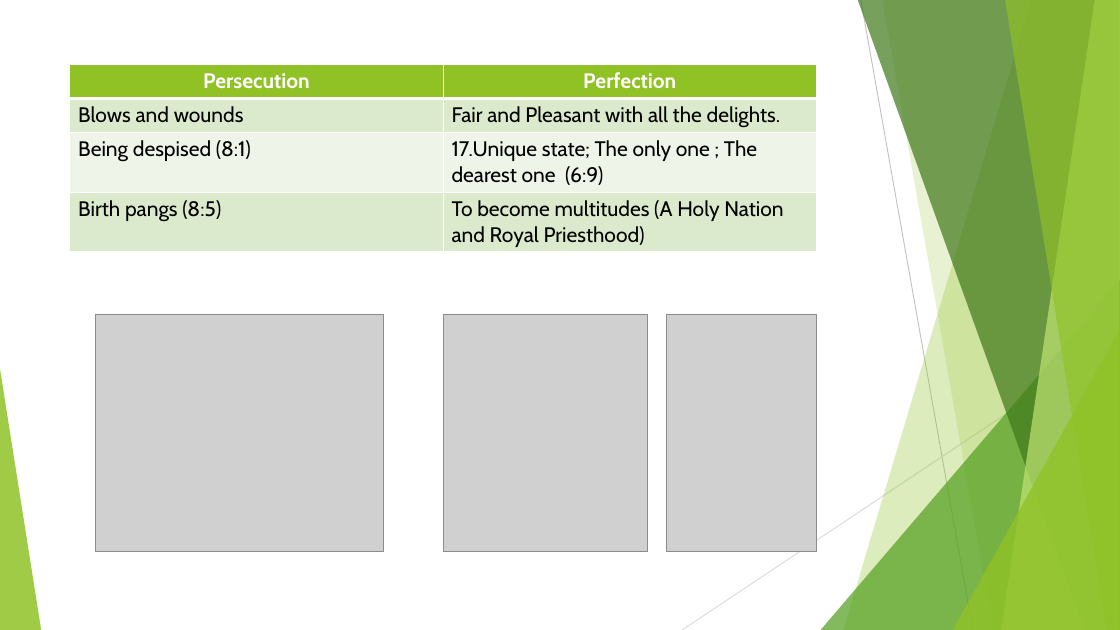
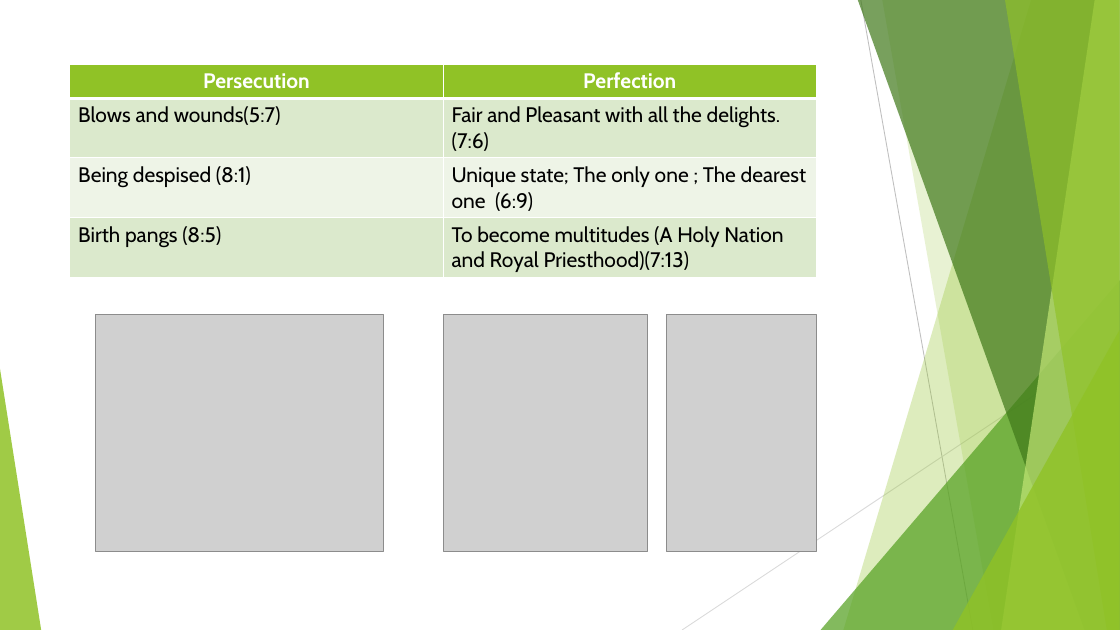
Before and after one commit to GOVARTHANAN123/Time, a slide deck: slide 6 of Singapore presentation_chapter3.pptx. Drawn at 1120x630 pixels with LibreOffice and Linux fonts; fonts in the diff are those of the drawing; grey boxes stand for pictures. Boxes give left, top, right and bottom in pixels: in the first picture for what was removed or moved away, otherwise in the second. Text is boxed around its words. In the diff, an @@ line names an element or a change of style, - is before the commit and + after.

```diff
--- a/Singapore presentation_chapter3.pptx
+++ b/Singapore presentation_chapter3.pptx
@@ table at (70,64,816,276) @@
-row 2, column 1: Blows and wounds
+row 2, column 1: Blows and wounds(5:7)
-row 2, column 2: Fair and Pleasant with all the delights.
+row 2, column 2: Fair and Pleasant with all the delights.(7:6)
-row 3, column 2: 17.Unique state; The only one ; The dearest one (6:9)
+row 3, column 2: Unique state; The only one ; The dearest one (6:9)
-row 4, column 2: To become multitudes (A Holy Nation and Royal Priesthood)
+row 4, column 2: To become multitudes (A Holy Nation and Royal Priesthood)(7:13)
```
Also in this commit, not shown: 4 other slides changed.
